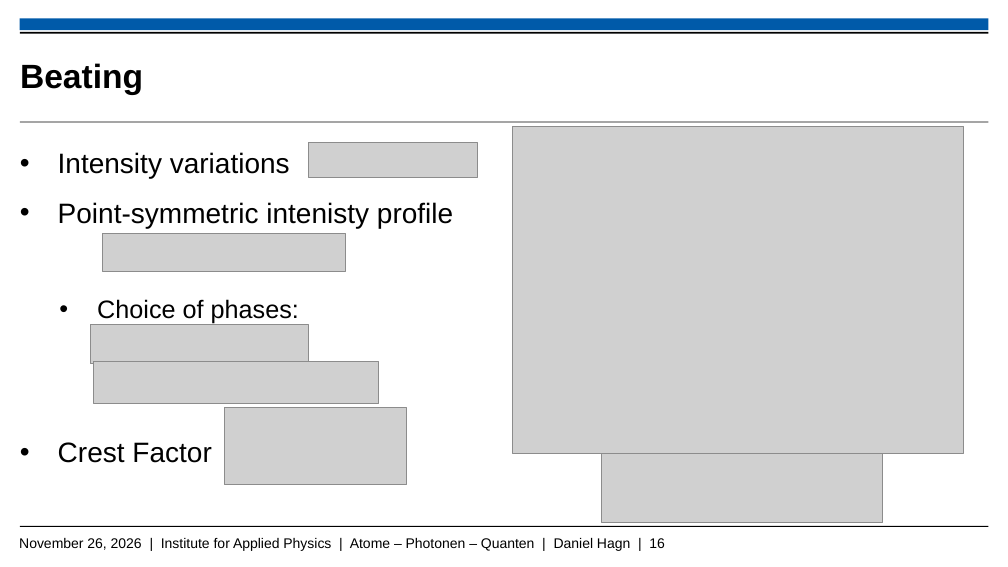
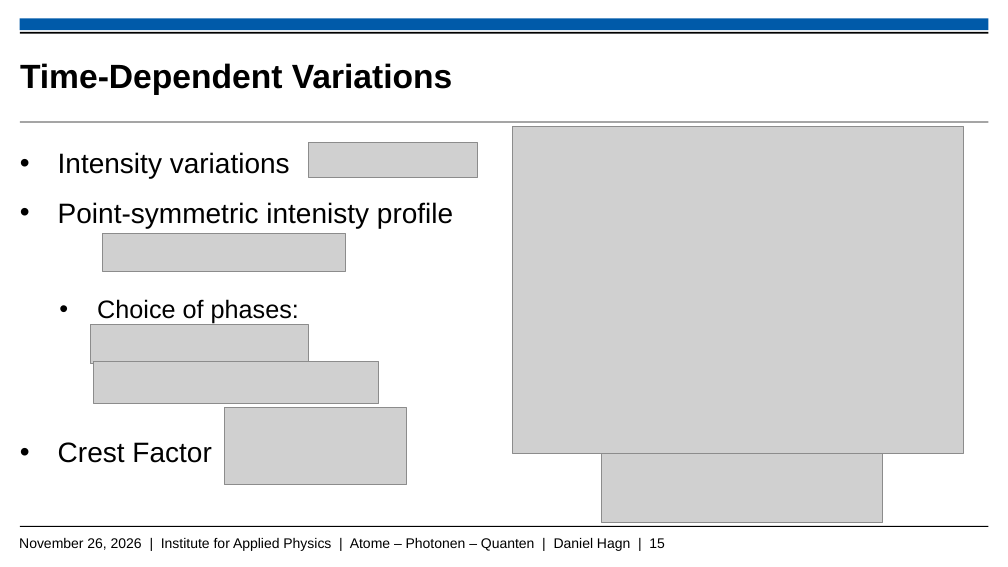
Before and after one commit to Daniel-Hagn-physik/Masterthesis_Backup, a slide deck: slide 15 of Hagn_Daniel_Mastervortrag.pptx (slide 16 before the commit). Drawn at 1008x567 pixels with LibreOffice and Linux fonts; fonts in the diff are those of the drawing; grey boxes stand for pictures; background and template pictures are left out. Boxes give left, top, right and bottom in pixels: in the first picture for what was removed or moved away, otherwise in the second. Text is boxed around its words. In the diff, an @@ line names an element or a change of style, - is before the commit and + after.

```diff
--- a/Hagn_Daniel_Mastervortrag.pptx
+++ b/Hagn_Daniel_Mastervortrag.pptx
@@ title at [20, 63, 453, 95]: text changed @@
-Beating
+Time-Dependent Variations
@@ text at [19, 538, 665, 551]: text changed @@
-November 26, 2026 | Institute for Applied Physics | Atome – Photonen – Quanten | Daniel Hagn | 16
+November 26, 2026 | Institute for Applied Physics | Atome – Photonen – Quanten | Daniel Hagn | 15
```
Also in this commit, not shown: 9 other slides changed, 4 slides added, 3 slides removed.
